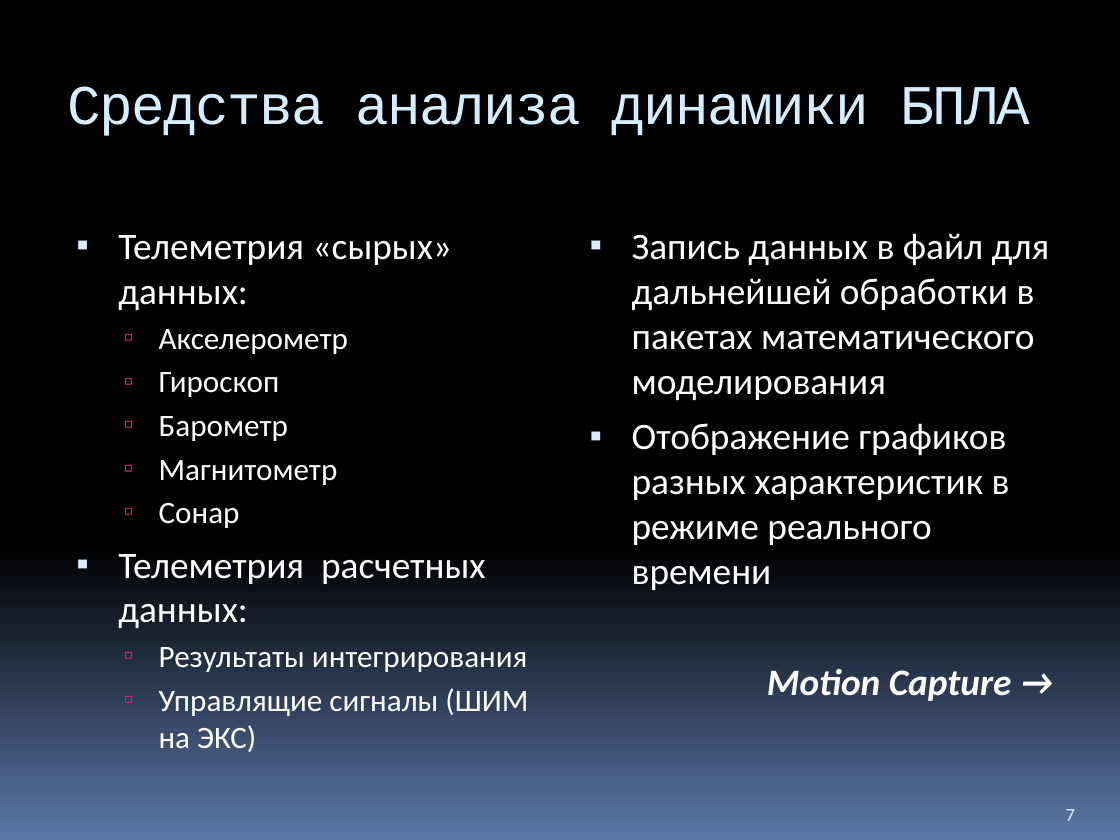
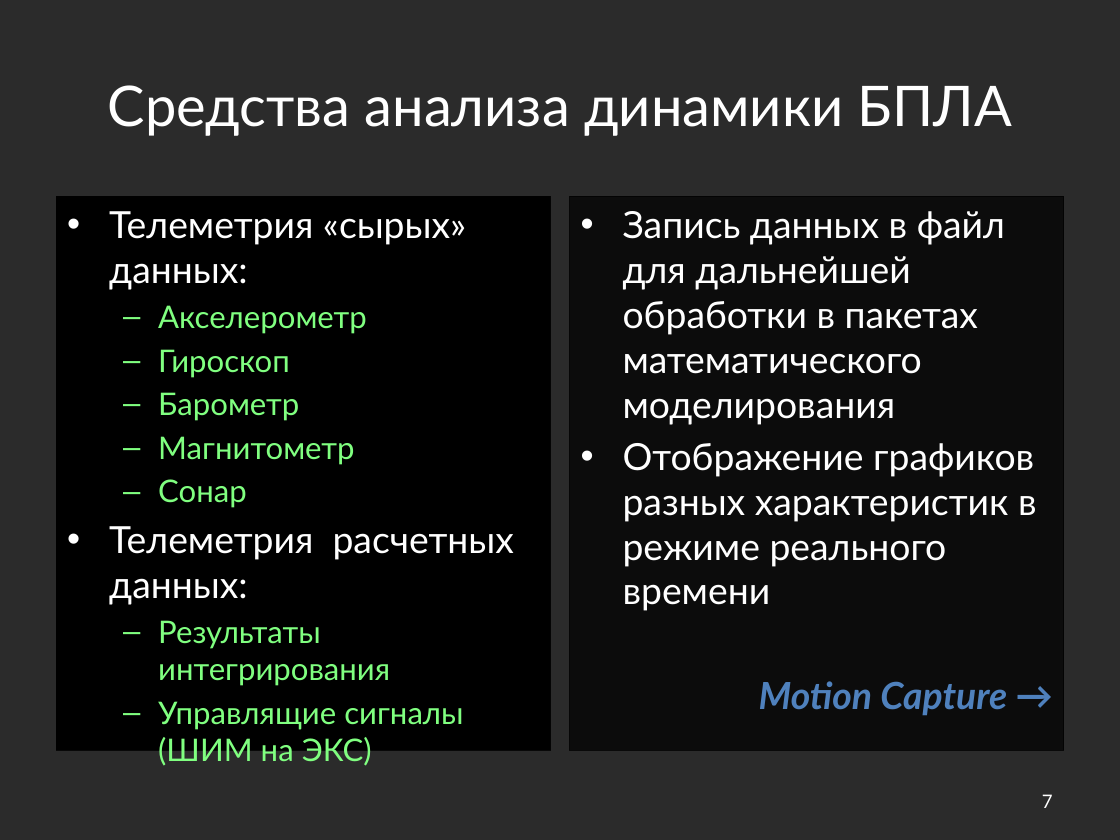
Before and after one commit to yaceq/quadro-xds, a slide deck: slide 7 of Docs/Medias2012.pptx. Drawn at 1120x840 pixels with LibreOffice and Linux fonts; fonts in the diff are those of the drawing; background and template pictures are left out; a plain dark background stands for a picture behind light text. Boxes give left, top, right and bottom in pixels: in the first picture for what was removed or moved away, otherwise in the second. Text is boxed around its words. In the diff, an @@ line names an element or a change of style, - is before the commit and + after.

```diff
--- a/Docs/Medias2012.pptx
+++ b/Docs/Medias2012.pptx
@@ background gradient #000000 to #5B77A8 to picture (left out) @@
@@ title "Средства анализа динамики БПЛА": place and size @@
-title "Средства анализа динамики БПЛА" at (67,86,1030,136)
+title "Средства анализа динамики БПЛА" at (108,85,1012,136)
@@ title "Средства анализа динамики БПЛА" at (108,85,1012,136): font Courier New to Lato, text colour #D6ECFF to #FFFFFF, letter spacing -1 to 0 pt; alignment left to centre; vertical alignment top to middle @@
@@ text "Телеметрия «сырых» данных:": place and size @@
-text "Телеметрия «сырых» данных:" at (118,235,528,752)
+text "Телеметрия «сырых» данных:" at (56,196,551,750)
@@ text "Телеметрия «сырых» данных:" at (56,196,551,750): font Calibri to Lato; text colour #FFFFFF to #80FF80 in "Акселерометр", "Гироскоп", "Барометр", "Магнитометр" and 3 more places; bullet ▪ to •; less space between paragraphs; bullet ▫ to –; fill none to #000000; outline none to #000000 0.75 pt @@
@@ text "Запись данных в файл для ...": place and size @@
-text "Запись данных в файл для ..." at (632,233,1050,701)
+text "Запись данных в файл для ..." at (569,196,1064,750)
@@ text "Запись данных в файл для ..." at (569,196,1064,750): font Calibri to Lato; text colour #FFFFFF to #4F81BD in "Motion Capture →"; bullet ▪ to •; less space between paragraphs; indent changed; fill none to #000000 at 70% opacity; outline none to #000000 0.75 pt @@
@@ page number: place and size @@
-page number at (1066,809,1075,821)
+page number at (1042,794,1053,808)
@@ page number at (1042,794,1053,808): font Calibri to Lato, text colour #D6ECFF to #FFFFFF; alignment left to right; vertical alignment bottom to middle @@
```
Also in this commit, not shown: 11 other slides changed, 1 slide added, 1 slide removed, 1 other file.
